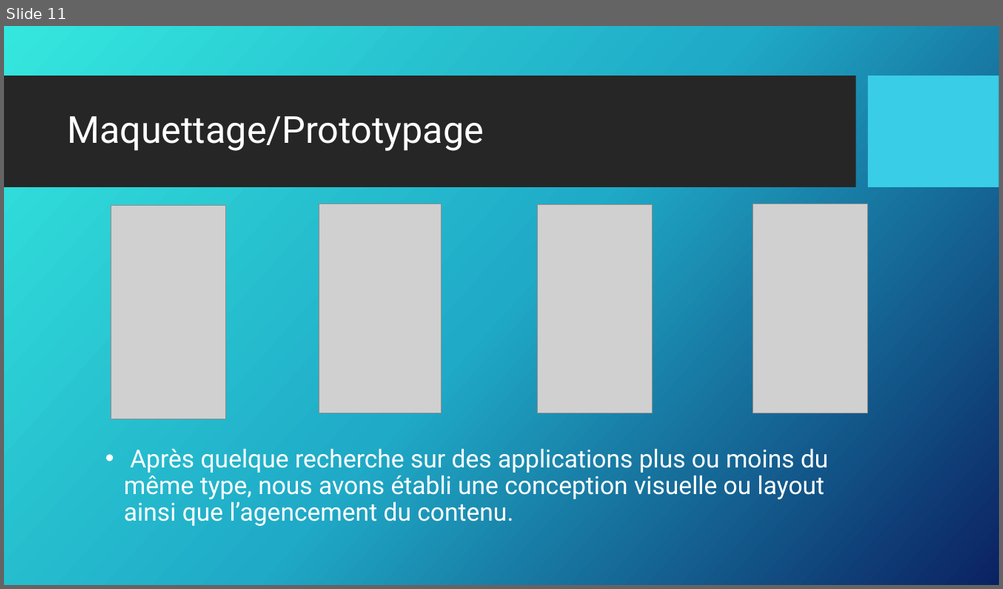
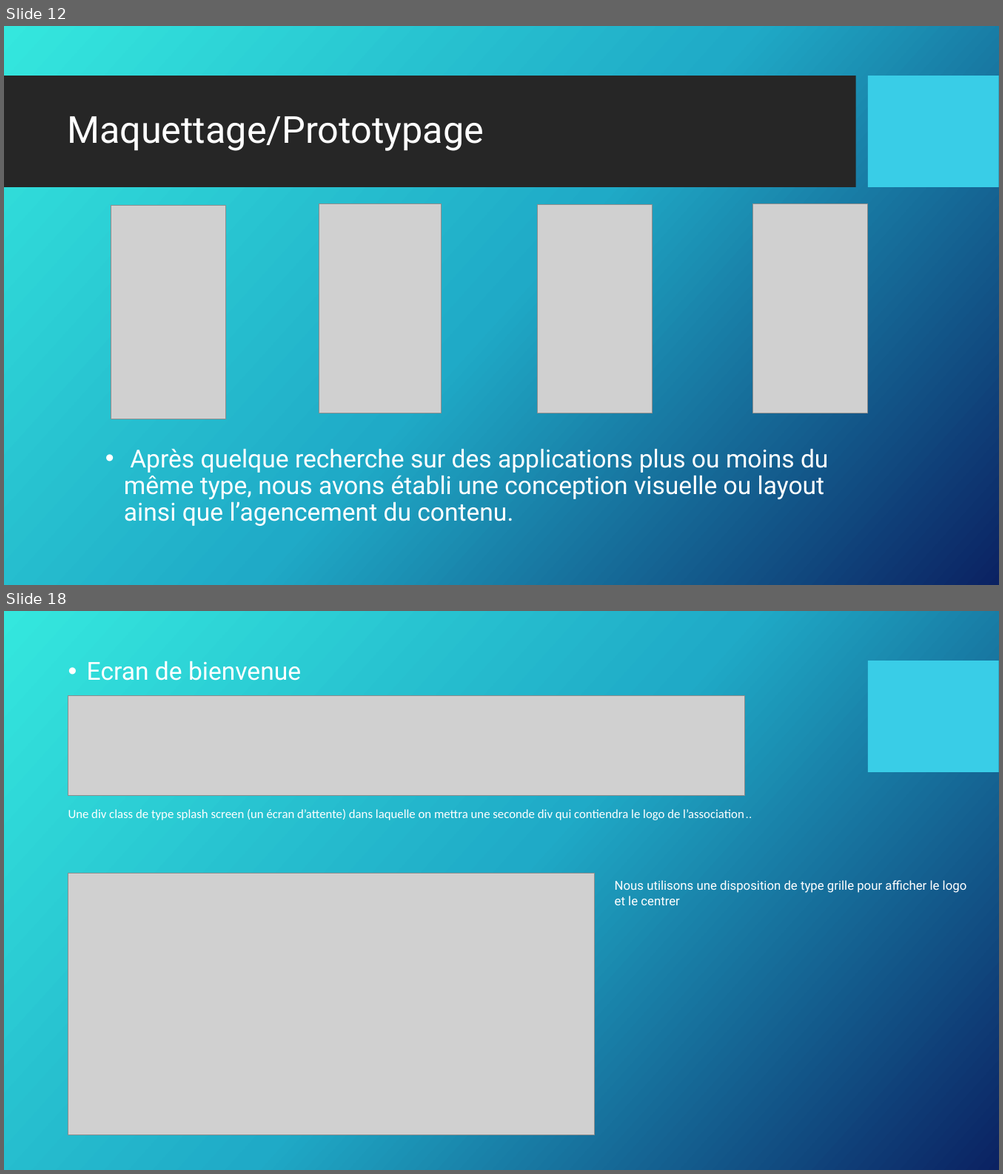
Before and after one commit to Lanagramme/NewsAntilles, a slide deck: DEVELLOPEUR WEB ET WEB MOBILE.pptx. Shown one above the other, each under a label of ours: slide 11 before the commit, slides 12 and 18 after it; the slides between them are not shown. The pictures are 1003x589 and 1003x1174 pixels, drawn with LibreOffice and Linux fonts; fonts in the diff are those of the drawing; grey boxes stand for pictures; background and template pictures are left out. Boxes give left, top, right and bottom in pixels: in the first picture for what was removed or moved away, otherwise in the second. Text is boxed around its words. In the diff, an @@ line names an element or a change of style, - is before the commit and + after.

```diff
--- a/DEVELLOPEUR WEB ET WEB MOBILE.pptx
+++ b/DEVELLOPEUR WEB ET WEB MOBILE.pptx
@@ slide 18 added at <box>4,611,999,1170</box>, background picture (left out); not listed: 1 template element that a slide beside it also shows @@
@@ text added at <box>68,661,744,820</box>, 12 pt, text #FFFFFF @@
+• Ecran de bienvenue
+Une div class de type splash screen (un écran d’attente) dans laquelle on mettra une seconde div qui contiendra le logo de l’association..
@@ picture added at <box>68,696,745,796</box> @@
@@ picture added at <box>68,873,595,1136</box> @@
@@ text added at <box>614,880,967,906</box>, 12 pt, text #FFFFFF @@
+Nous utilisons une disposition de type grille pour afficher le logo et le centrer
@@ what was slide 11 is now slide 12 @@
```
Also in this commit, not shown: 6 slides changed, 15 other slides added, 2 slides removed.
